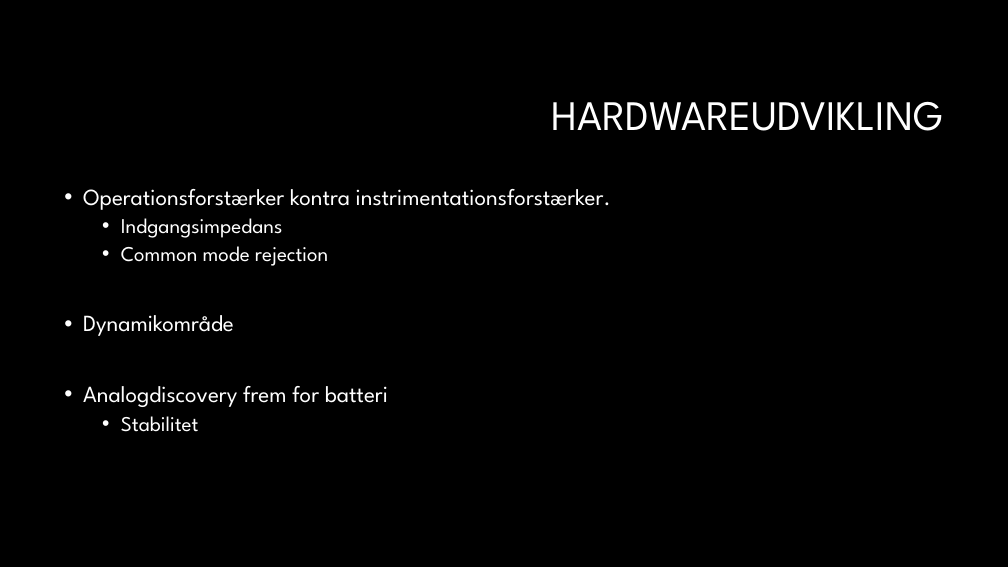
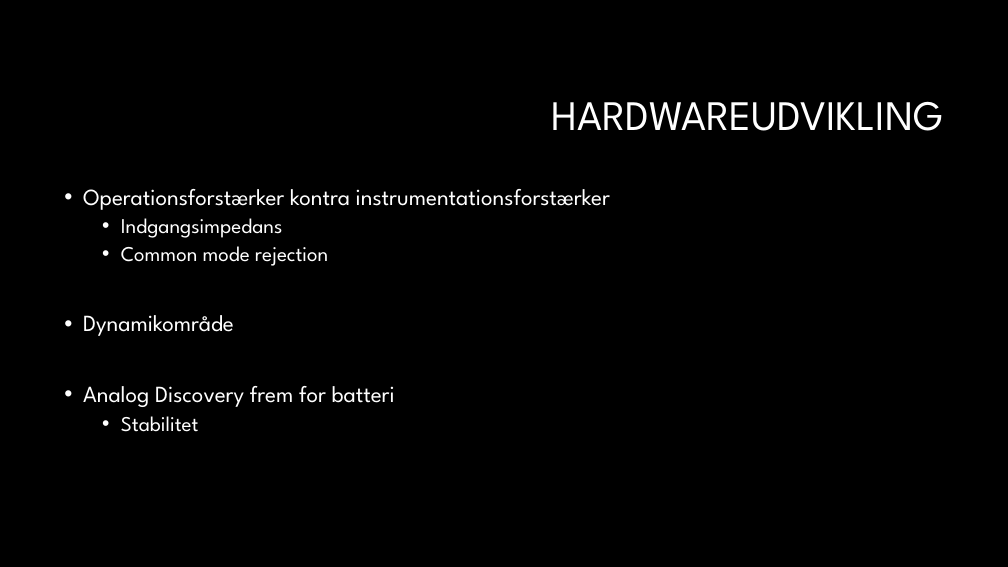
Before and after one commit to sarakirkeby/Semester-Projekt-3, a slide deck: slide 7 of Bifiler til projekt/Semesterprojekt 3.pptx. Drawn at 1008x567 pixels with LibreOffice and Linux fonts; fonts in the diff are those of the drawing; background and template pictures are left out. Boxes give left, top, right and bottom in pixels: in the first picture for what was removed or moved away, otherwise in the second. Text is boxed around its words. In the diff, an @@ line names an element or a change of style, - is before the commit and + after.

```diff
--- a/Bifiler til projekt/Semesterprojekt 3.pptx
+++ b/Bifiler til projekt/Semesterprojekt 3.pptx
@@ text at (83, 189, 610, 210): text changed @@
-• Operationsforstærker kontra instrimentationsforstærker.
+• Operationsforstærker kontra instrumentationsforstærker
@@ text at (83, 386, 395, 407): text changed @@
-• Analogdiscovery frem for batteri
+• Analog Discovery frem for batteri
```
Also in this commit, not shown: 5 other slides changed.
